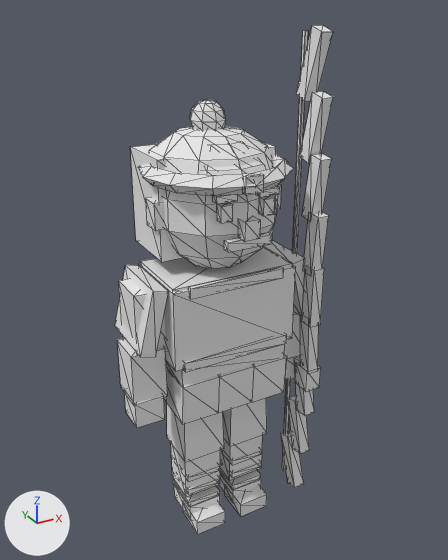
The glTF model sample_project/assets/3d/units/japanese/archer.glb: old version first, new version second.
Camera for both pictures: a 50 mm camera at (-1.08, -2.02, 2.14) aimed at (0.06, 0.04, 1.11). Lighting does not change. The marker at lower left points along +X, +Y and +Z. The picture after the commit comes second. Mesh edges are drawn as thin lines. Vertices at exactly the same position are counted once.

Before the edit, the objects in view are built like this:
```python
me_body = bpy.data.meshes.new('Body')
me_body.from_pydata(...)  # 707 vertices, 1166 faces; spans x -0.41..0.41, y -0.29..0.36, z 0.0..2.08
me_body.materials.append(mat_pe_unitpalette)  # white #e7e7e7
ob_body = bpy.data.objects.new('Body', me_body)
ob_body.location = (0.0, 0.0, 0.0)
```
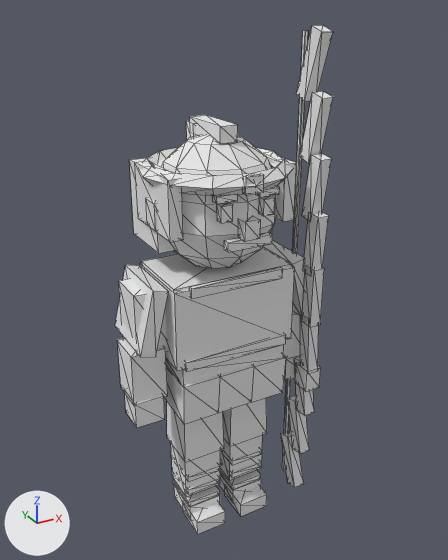
The newer file is also rescaled (x0.96) as a whole; pictures and numbers use the older file's frame.

The change, as a list of edits to the scene's bpy script:
```text
Change me_body:
    used by ob_body; location = (0.0, 0.0, 0.0)
    remove me_body.from_pydata(...)  # 707 vertices, 1166 faces; spans x -0.41..0.41, y -0.29..0.36, z 0.0..2.08
    add me_body.from_pydata(...)  # 666 vertices, 1076 faces; spans x -0.41..0.41, y -0.29..0.36, z 0.0..2.08
    me_body part 1: a new loose piece, a box spanning x -0.25..0.25, y -0.02..0.24, z 1.3..1.6, in mat_pe_unitpalette (white #e7e7e7)
    me_body part 2: a new loose piece, a box spanning x 0.21..0.26, y -0.15..0.15, z 1.39..1.61, in mat_pe_unitpalette (white #e7e7e7)
    me_body part 3: a new loose piece, a box spanning x -0.26..-0.21, y -0.15..0.15, z 1.39..1.61, in mat_pe_unitpalette (white #e7e7e7)
    me_body part 4: a new loose piece, a box spanning x -0.035..0.035, y -0.1..0.14, z 1.7..1.76, in mat_pe_unitpalette (white #e7e7e7)
    me_body part 5: a new loose piece, a box spanning x -0.04..0.04, y 0.1..0.16, z 1.66..1.74, in mat_pe_unitpalette (white #e7e7e7)
    me_body part 6: the loose piece of 42 vertices spanning x -0.07..0.07, y -0.01..0.13, z 1.69..1.83 is deleted
    me_body part 7: the loose piece of 31 vertices spanning x -0.25..0.25, y -0.2..0.3, z 1.57..1.74 is deleted
    me_body part 8: the loose piece of 8 vertices spanning x -0.25..0.25, y -0.03..0.23, z 1.27..1.65 is deleted
    other edits to the shape of me_body do not show in these pictures
```

What differs and where, as boxes (x1, y1, x2, y2) in the pictures (448 x 560 px):
part 1 of me_body, added: after (129, 158, 272, 253)
part 2 of me_body, added: after (264, 154, 297, 222)
part 3 of me_body, added: after (135, 161, 183, 242)
part 4 of me_body, added: after (190, 115, 238, 144)
part 5 of me_body, added (mostly hidden): after (186, 121, 198, 139)
part 6 of me_body, deleted: before (190, 99, 226, 130)
part 7 of me_body, deleted: before (149, 126, 273, 175)
part 8 of me_body, deleted: before (130, 142, 276, 262)
